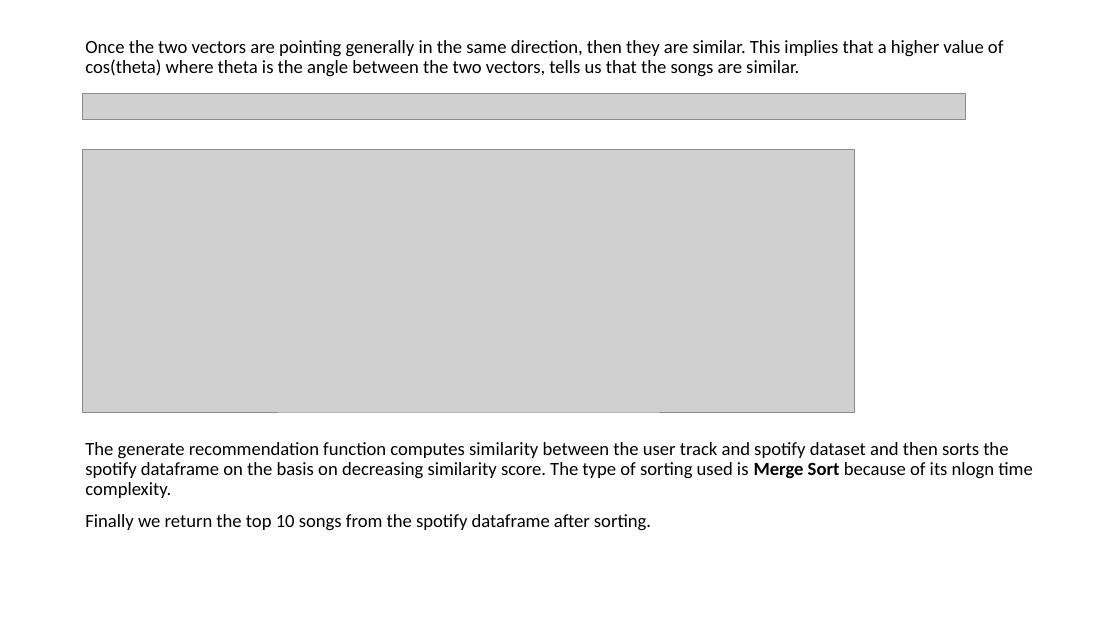
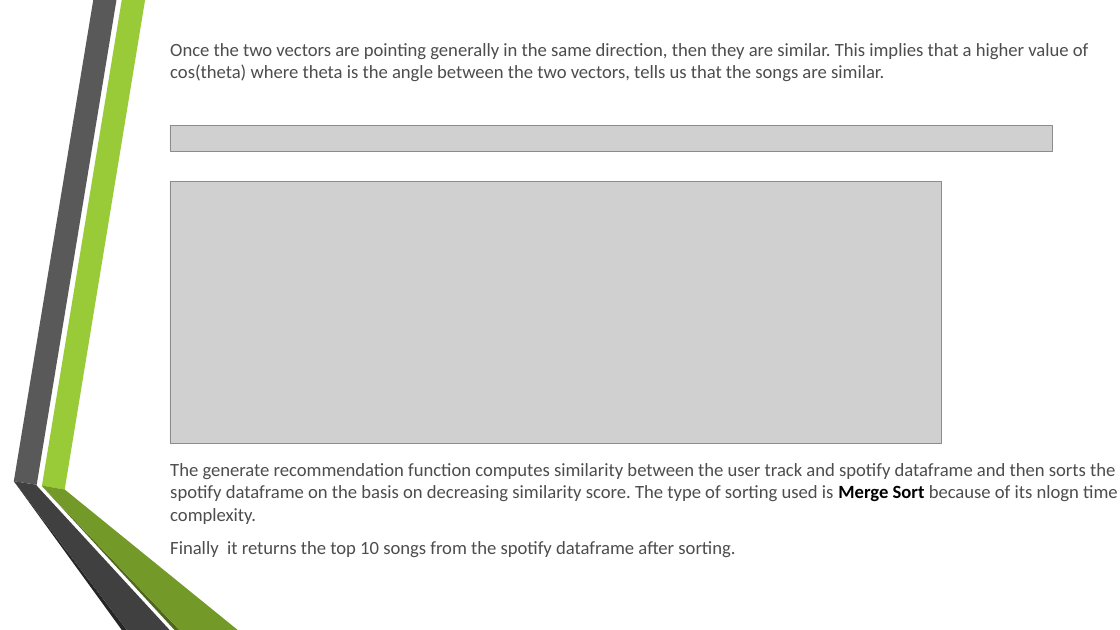
Before and after one commit to singharsh10/Music_Recommendation_System, a slide deck: slide 13 of Music_Recommendation_System.pptx. Drawn at 1120x630 pixels with LibreOffice and Linux fonts; fonts in the diff are those of the drawing; grey boxes stand for pictures; background and template pictures are left out. Boxes give left, top, right and bottom in pixels: in the first picture for what was removed or moved away, otherwise in the second. Text is boxed around its words. In the diff, an @@ line names an element or a change of style, - is before the commit and + after.

```diff
--- a/Music_Recommendation_System.pptx
+++ b/Music_Recommendation_System.pptx
@@ text "Once the two vectors are ...": place and size @@
-text "Once the two vectors are ..." at box(85, 40, 1033, 531)
+text "Once the two vectors are ..." at box(170, 43, 1118, 557)
@@ text "Once the two vectors are ..." at box(170, 43, 1118, 557): vertical alignment top to middle @@
@@ text at box(170, 43, 1088, 81): text colour #000000 to #4D4D4D in "Once the two vectors are pointing generally ..."; line spacing 0.9 to 1 @@
@@ picture: place and size @@
-picture at box(83, 93, 965, 119)
+picture at box(170, 125, 1052, 151)
@@ picture: place and size @@
-picture at box(83, 150, 854, 413)
+picture at box(170, 181, 941, 444)
@@ text at box(170, 463, 1118, 557): text changed; text colour #000000 to #4D4D4D @@
-The generate recommendation function computes similarity between the user track and spotify dataset and then sorts the spotify dataframe on the basis on decreasing similarity score. The type of sorting used is Merge Sort because of its nlogn time complexity.
-Finally we return the top 10 songs from the spotify dataframe after sorting.
+The generate recommendation function computes similarity between the user track and spotify dataframe and then sorts the spotify dataframe on the basis on decreasing similarity score. The type of sorting used is Merge Sort because of its nlogn time complexity.
+Finally it returns the top 10 songs from the spotify dataframe after sorting.
@@ group added at box(13, 0, 238, 630): 6 freeform shapes @@
```
Also in this commit, not shown: 14 other slides changed, 1 slide added, 1 slide removed.
